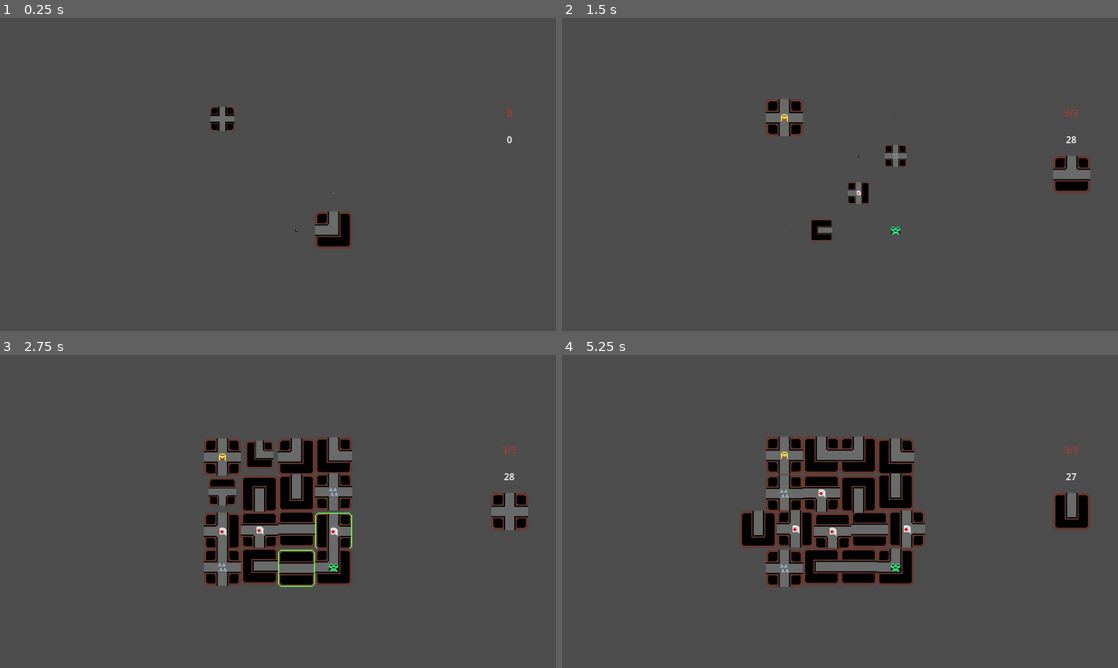
Above: before the commit, frames 1-4 (two rows, left to right).
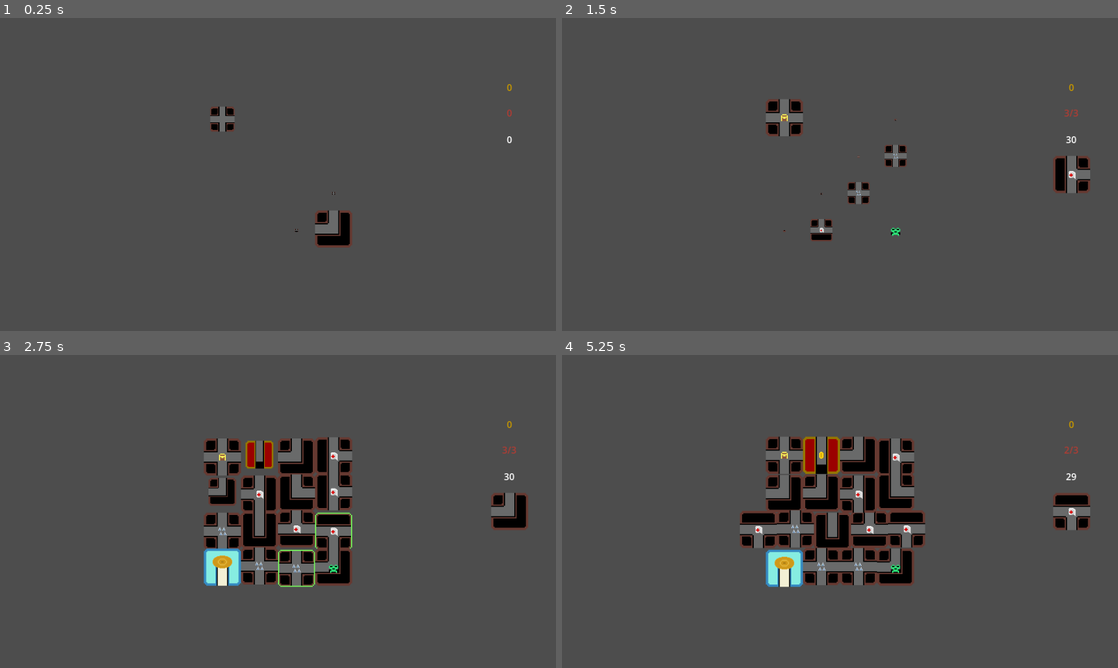
Above: after the commit, the same moments.

Repository: kalasherr/skycastle
Game: Godot game, scene res://scenes/game_scene.tscn
The game is run twice, just before and just after one commit, with the same random seed, the same clock (stepped at 60 frames per second) and the same inputs.
Inputs (mouse positions are in pixels of both pictures, inside the frame that each line leads up to):
- Up to frame 1 (0.25 s): no input
- Up to frame 2 (1.5 s): tap Enter (ui_accept) at 0.5, 0.77 s; move the mouse to (962, 158) at 0.52 s; move the mouse to (728, 190) at 1.27 s
- Up to frame 3 (2.75 s): tap Enter (ui_accept) at 1.52 s; move the mouse to (333, 442) at 2.02 s
- Up to frame 4 (5.25 s): click (856, 567) at 2.77 s; click (745, 492) at 3.52 s; click (895, 564) at 4.27 s; click (745, 530) at 5.02 s

The runs differ from the first frame. In frame 1, 0.2% of the frame differs, in the area x 37-93%, y 21-74%; in frame 2, 0.4%; in frame 3, 3.6%; in frame 4, 4.7%, in the area x 32-95%, y 21-75%.

Commit message:
bank/show deck/show effect

Diff:
--- /dev/null
+++ b/scenes/effects/coin_effect.tscn
@@ -0,0 +1,11 @@
+[gd_scene load_steps=3 format=3 uid="uid://c4nuhxjip60pp"]
+
+[ext_resource type="Script" uid="uid://cqvjf4uov4gsq" path="res://scripts/effects/coin_effect.gd" id="1_gyo7b"]
+[ext_resource type="Texture2D" uid="uid://b2jx01h5j4uve" path="res://sprites/Effects/coin_effect.png" id="2_vhljp"]
+
+[node name="CoinEffect" type="Node2D"]
+script = ExtResource("1_gyo7b")
+metadata/_custom_type_script = "uid://d0usnce3x1l5o"
+
+[node name="Sprite" type="Sprite2D" parent="."]
+texture = ExtResource("2_vhljp")
--- /dev/null
+++ b/scenes/effects/effect.tscn
@@ -0,0 +1,6 @@
+[gd_scene load_steps=2 format=3 uid="uid://c6baf7giwhgos"]
+
+[ext_resource type="Script" uid="uid://d0usnce3x1l5o" path="res://scripts/effect.gd" id="1_75f6q"]
+
+[node name="Effect" type="Node2D"]
+script = ExtResource("1_75f6q")
--- a/scenes/game_scene.tscn
+++ b/scenes/game_scene.tscn
@@ -12,6 +12,8 @@
 
 [node name="NextTile" type="Sprite2D" parent="Camera"]
 position = Vector2(400, 0)
+
+[node name="Effects" type="Sprite2D" parent="Camera/NextTile"]
 
 [node name="DeckLeft" type="Label" parent="Camera"]
 offset_left = 350.0
@@ -32,4 +34,14 @@
 horizontal_alignment = 1
 vertical_alignment = 1
 
+[node name="PlayerMoney" type="Label" parent="Camera"]
+modulate = Color(0.776177, 0.591227, 0, 1)
+offset_left = 350.0
+offset_top = -170.0
+offset_right = 450.0
+offset_bottom = -130.0
+text = "0"
+horizontal_alignment = 1
+vertical_alignment = 1
+
 [node name="TileMoves" type="Node2D" parent="."]
--- /dev/null
+++ b/scenes/tiles/bank_tile.tscn
@@ -0,0 +1,13 @@
+[gd_scene load_steps=2 format=3 uid="uid://bg73gu2xfid13"]
+
+[ext_resource type="Script" uid="uid://dps2jawby1ls3" path="res://scripts/tiles/bank_tile.gd" id="1_153pu"]
+
+[node name="BankTile" type="Node2D"]
+script = ExtResource("1_153pu")
+metadata/_custom_type_script = "uid://fe2atnyrqe6k"
+
+[node name="SpriteTree" type="Sprite2D" parent="."]
+
+[node name="MainSprite" type="Sprite2D" parent="SpriteTree"]
+
+[node name="Focus" type="Node2D" parent="SpriteTree"]
--- a/scripts/base_tile.gd
+++ b/scripts/base_tile.gd
@@ -11,6 +11,8 @@
 var time_from_init = 0
 var curr_position = position
 var tile_in_deck
+
+@onready var main_sprite = get_node("SpriteTree/MainSprite")
 
 func init():
 	self.scale = Vector2.ZERO
@@ -44,9 +46,13 @@
 
 func _process(delta):
 	time_from_init += get_process_delta_time()
-	if G.GS.player:
-		if G.GS.player.player_coords == tile_coords:
-			position = curr_position
+	if G.GS.player or G.GS.generating:
+		if G.GS.player:
+			if G.GS.player.player_coords == tile_coords:
+				position = curr_position
+			else:
+				position.y = curr_position.y + sin(3 * (time_from_init + (position.x + curr_position.y) / 50)) * 2
+
 		else:
 			position.y = curr_position.y + sin(3 * (time_from_init + (position.x + curr_position.y) / 50)) * 2
 
--- a/scripts/effect.gd
+++ /dev/null
@@ -1,8 +0,0 @@
-extends Node2D
-
-class_name TileEffect
-
-@onready var bound_tile = get_parent().get_parent()
-
-func on_enter():
-	pass
--- a/scripts/effects/bandage_effect.gd
+++ b/scripts/effects/bandage_effect.gd
@@ -8,3 +8,6 @@
 			if effect == "bandage":
 				bound_tile.tile_in_deck.effects_to_add.pop_at(bound_tile.tile_in_deck.effects_to_add.find(effect))
 		queue_free()
+
+func get_effect_name():
+	return "bandage"
--- /dev/null
+++ b/scripts/effects/coin_effect.gd
@@ -0,0 +1,23 @@
+extends TileEffect
+
+func on_enter():
+	if G.player.change_money(1):
+		for effect in bound_tile.tile_in_deck.effects_to_add:
+			if effect == "coin":
+				bound_tile.tile_in_deck.effects_to_add.pop_at(bound_tile.tile_in_deck.effects_to_add.find(effect))
+	G.GS.tile_deck.pop_at(G.GS.tile_deck.find(bound_tile.tile_in_deck))
+	bound_tile.tile_in_deck.queue_free()
+	var init_time = 1.0
+	var curr_time = 0.0
+	while curr_time < init_time:
+		if int(curr_time * 10) % 2 == 0:
+			modulate[3] = 0
+		else:
+			modulate[3] = 1
+		curr_time += get_process_delta_time()
+		position.y -= 20.0 * get_process_delta_time()
+		await get_tree().process_frame
+	queue_free()
+
+func get_effect_name():
+	return "coin"
--- a/scripts/effects/crown_effect.gd
+++ b/scripts/effects/crown_effect.gd
@@ -5,3 +5,6 @@
 func on_enter():
 	G.GS.next_stage()
 	queue_free()
+
+func get_effect_name():
+	return "crown"
--- /dev/null
+++ b/scripts/effects/effect.gd
@@ -0,0 +1,14 @@
+extends Node2D
+
+class_name TileEffect
+
+@onready var bound_tile = get_parent().get_parent()
+
+func on_enter():
+	pass
+
+func get_effect_name():
+	return "none"
+
+func get_sprite():
+	return load("res://sprites/effects/" + get_effect_name() + "_effect.png")
--- a/scripts/effects/spikes_effect.gd
+++ b/scripts/effects/spikes_effect.gd
@@ -4,3 +4,6 @@
 
 func on_enter():
 	G.player.take_damage(1)
+
+func get_effect_name():
+	return "spikes"
--- a/scripts/game_scene.gd
+++ b/scripts/game_scene.gd
@@ -9,22 +9,24 @@
 var focused = false
 var focused_tile
 var restarting = false
+var generating = false
 
 @onready var tile_moves = get_node("TileMoves")
 @onready var camera = get_node("Camera")
 
 func _ready():
-
 	camera.position = G.tile_size * board_size / 2 - G.tile_size / 2
 
 	game_phase = "player"
 	G.GS = self
 	fill_deck()
+	generating = true
 	await generate_field()
 
 	await disable_buttons()
 
 	add_player()
+	generating = false
 	change_hp(player.hp)
 	next_turn()
 
@@ -113,7 +115,6 @@
 				tile.init()
 		if found:
 			await get_tree().create_timer(0.1).timeout
-
 	return
 
 
@@ -160,6 +161,14 @@
 		var tile = load("res://scenes/tiles/bell_tile.tscn").instantiate()
 		tile.tile_moves = moves
 		tile_deck.append(tile)
+	for i in range(0,2):
+		var moves = [Vector2(0,1), Vector2(0,-1), Vector2(1,0), Vector2(-1,0)]
+		for j in range(0,3):
+			moves.shuffle()
+			moves.pop_front()
+		var tile = load("res://scenes/tiles/bank_tile.tscn").instantiate()
+		tile.tile_moves = moves
+		tile_deck.append(tile)
 
 func rotate_deck(deck):
 	for tile in deck:
@@ -189,9 +198,14 @@
 	if current_deck.size() > 0:
 		tile = current_deck[0]
 		if tile:
-			update_next_tile(tile.get_sprite()[0], tile.get_sprite()[1])
+			var effects = []
+			for effect in tile.effects_to_add:
+				effects.append(load("res://sprites/effects/" + effect + "_effect.png"))
+			update_next_tile(tile.get_sprite()[0], tile.get_sprite()[1], effects)
 	else:
 		camera.get_node("NextTile").texture = null
+		for effect in camera.get_node("NextTile").get_children():
+			effect.queue_free()
 		camera.get_node("DeckLeft").text = str(0)
 		restart_game()
 
@@ -215,9 +229,16 @@
 			G.GS.light_off_tiles()
 			game_phase = "player"
 
-func update_next_tile(texture, texture_rotation):
-	get_node("Camera/NextTile").texture = texture
-	get_node("Camera/NextTile").rotation = texture_rotation
+func update_next_tile(texture, texture_rotation, effects = []):
+	var next = get_node("Camera/NextTile")
+	next.texture = texture
+	next.rotation = texture_rotation
+	for child in next.get_node("Effects").get_children():
+		child.queue_free()
+	for effect in effects:
+		next.get_node("Effects").add_child(Sprite2D.new())
+		next.get_node("Effects").get_child(next.get_node("Effects").get_children().size() - 1).rotation = - next.rotation
+		next.get_node("Effects").get_child(next.get_node("Effects").get_children().size() - 1).texture = effect
 	get_node("Camera/DeckLeft").text = str(current_deck.size())
 
 func get_tile(coords):
@@ -450,6 +471,10 @@
 		return
 
 func show_all_deck():
+	var deck_to_show = copy_current_deck()
+
+	deck_to_show.shuffle()
+
 	var found = false
 	for child in camera.get_children():
 		if child.name == "DeckSpace":
@@ -464,15 +489,33 @@
 		camera.add_child(space)
 		var width = 6
 		var tile_space = Vector2(100,100)
-		for i in range(0, current_deck.size()):
+
+		for i in range(0, deck_to_show.size()):
 			var tile = current_deck[i]
 			var sprite = Sprite2D.new()
 			sprite.z_index = 1
 			sprite.texture = tile.get_sprite()[0]
 			sprite.rotation = tile.get_sprite()[1]
+
 			sprite.position.x = (space.size.x / 2) - (((float(width) / 2) - i % width - 0.5) * tile_space.x)
 			sprite.position.y = (i / width) * tile_space.y + G.tile_size.y + 50
 			space.add_child(sprite)
+			for effect in tile.effects_to_add:
+				sprite.add_child(Sprite2D.new())
+				sprite.get_child(sprite.get_children().size() - 1).rotation = - sprite.rotation
+				sprite.get_child(sprite.get_children().size() - 1).texture = load("res://sprites/effects/" + effect + "_effect.png")
 		return true
 	else:
 		camera.get_node("DeckSpace").queue_free()
+
+func update_money(amount):
+	camera.get_node("PlayerMoney").text = str(amount)
+
+func copy_current_deck():
+	var to_return = []
+	for i in range(0, current_deck.size()):
+		to_return.append(current_deck[i].duplicate())
+		to_return[i].tile_moves = current_deck[i].tile_moves
+		to_return[i].effects_to_add = current_deck[i].effects_to_add
+		to_return[i].tile_in_deck = current_deck[i]
+	return to_return
--- a/scripts/player_entity.gd
+++ b/scripts/player_entity.gd
@@ -7,6 +7,7 @@
 var max_hp = 3
 var hp = 3
 var curr_position = position
+var money = 0
 
 func _ready():
 	G.player = self
@@ -30,6 +31,7 @@
 func init(coords):
 	G.player = self
 	G.GS.player = self
+	G.GS.update_money(money)
 	G.GS.change_hp(hp)
 	player_coords = coords
 	replace(coords * G.tile_size + G.GS.get_tile(coords).get_player_offset())
@@ -51,3 +53,11 @@
 			else:
 				self.modulate[3] = 1
 			await get_tree().create_timer(0.1).timeout
+
+func change_money(amount):
+	if money < -amount:
+		return false
+	else:
+		money += amount
+		G.GS.update_money(money)
+		return true
--- /dev/null
+++ b/scripts/tiles/bank_tile.gd
@@ -0,0 +1,24 @@
+extends Tile
+
+class_name BankTile
+
+func post_init():
+	add_effect("coin")
+
+func get_sprite():
+	var sprite
+	var rot = 0
+	sprite = load("res://sprites/tiles/bank.png")
+	match tile_moves[0]:
+		Vector2(-1,0):
+			rot = deg_to_rad(90)
+		Vector2(1,0):
+			rot = deg_to_rad(-90)
+		Vector2(0,-1):
+			rot = deg_to_rad(180)
+	return [sprite,rot]
+
+
+func define_sprite():
+	main_sprite.texture = get_sprite()[0]
+	main_sprite.rotation = get_sprite()[1]
--- a/scripts/tiles/basic_tile.gd
+++ b/scripts/tiles/basic_tile.gd
@@ -1,8 +1,6 @@
 extends Tile
 
 class_name BasicTile
-
-@onready var main_sprite = $SpriteTree/MainSprite
 
 func define_sprite():
 	match tile_moves.size():
--- a/scripts/tiles/bell_tile.gd
+++ b/scripts/tiles/bell_tile.gd
@@ -1,8 +1,6 @@
 extends Tile
 
 class_name BellTile
-
-@onready var main_sprite = get_node("SpriteTree/MainSprite")
 
 func get_sprite():
 	var sprite
Not shown: 1 places in scenes/effect.tscn that only renumber resources
Not shown, added: scripts/effects/coin_effect.gd.uid
Renamed: scripts/effect.gd.uid -> scripts/effects/effect.gd.uid
Not shown, added: scripts/tiles/bank_tile.gd.uid
Renamed: sprites/Effects/bandage_effect.png -> sprites/effects/bandage_effect.png
Not shown, changed: sprites/effects/bandage_effect.png.import
Binary file added: sprites/effects/coin_effect.png
Not shown, changed: sprites/effects/coin_effect.png.import
Renamed: sprites/Effects/crown_effect.png -> sprites/effects/crown_effect.png
Not shown, added: sprites/effects/crown_effect.png.import
Renamed: sprites/Effects/spikes_effect.png -> sprites/effects/spikes_effect.png
Not shown, added: sprites/effects/spikes_effect.png.import
(and 3 more such lines)
